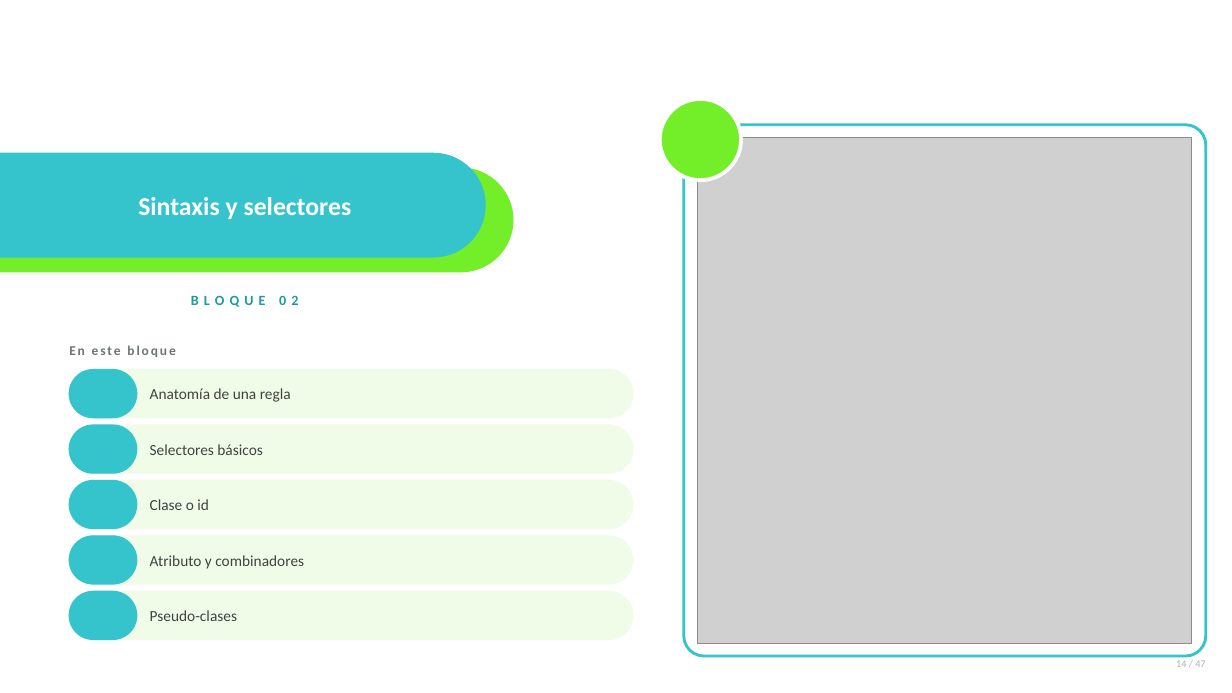
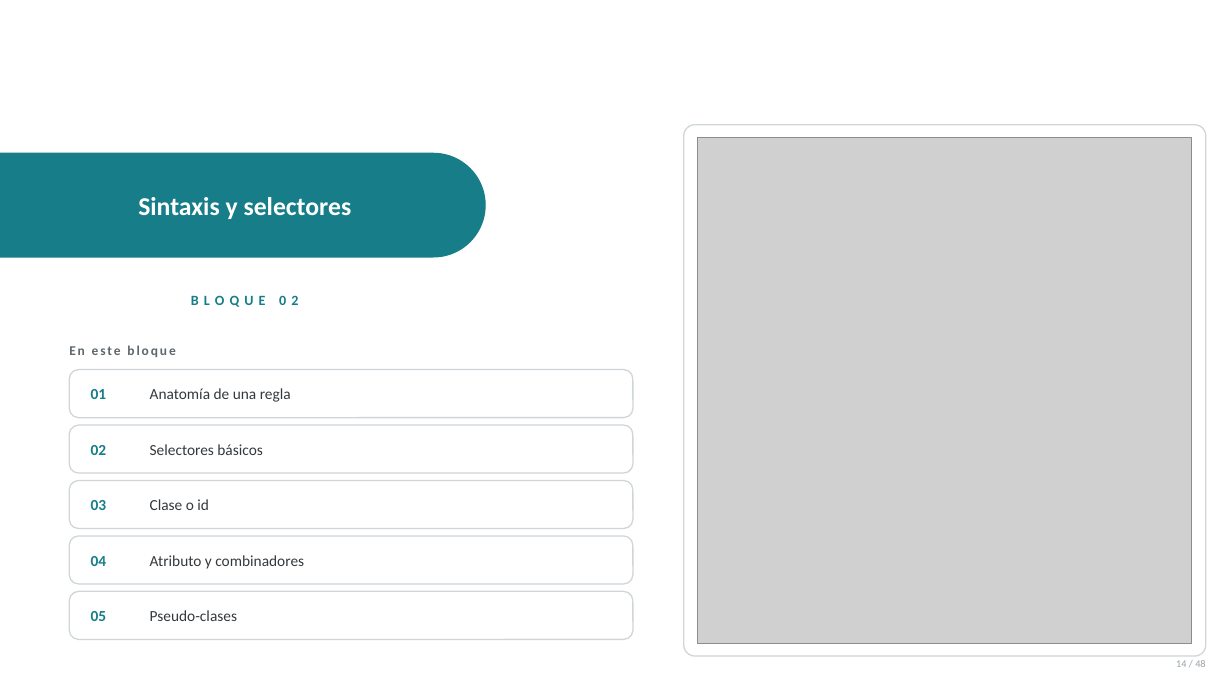
Before and after one commit to anibaler123143423234321/sesiones-dagner, a slide deck: slide 14 of SESION 08/Sesion08-Introduccion-a-CSS3.pptx. Drawn at 1232x693 pixels with LibreOffice and Linux fonts; fonts in the diff are those of the drawing; grey boxes stand for pictures; background and template pictures are left out. Boxes give left, top, right and bottom in pixels: in the first picture for what was removed or moved away, otherwise in the second. Text is boxed around its words. In the diff, an @@ line names an element or a change of style, - is before the commit and + after.

```diff
--- a/SESION 08/Sesion08-Introduccion-a-CSS3.pptx
+++ b/SESION 08/Sesion08-Introduccion-a-CSS3.pptx
@@ ellipse removed at (660,99,741,180) @@
@@ rounded rectangle at (684,125,1206,656): outline #36C4CC 2.25 pt to #CFD5D9 1 pt; proportions changed @@
@@ rounded rectangle at (0,153,485,257): fill #36C4CC to #177E89; outline #36C4CC 1 pt to #177E89 1 pt @@
@@ rounded rectangle removed at (0,168,513,272) @@
@@ text "BLOQUE 02" at (191,295,298,307): text colour #1E9AA3 to #177E89 @@
@@ text "En este bloque" at (69,345,175,357): text colour #6E7673 to #5F676C @@
@@ rounded rectangle removed at (69,370,137,418) @@
@@ text added at (91,389,107,399), 12 pt, text #177E89, bold @@
+01
@@ rounded rectangle removed at (69,425,137,473) @@
@@ text added at (91,445,107,455), 12 pt, text #177E89, bold @@
+02
@@ rounded rectangle removed at (69,481,137,529) @@
@@ text added at (91,500,107,510), 12 pt, text #177E89, bold @@
+03
@@ rounded rectangle removed at (69,536,137,584) @@
@@ text added at (91,556,107,566), 12 pt, text #177E89, bold @@
+04
@@ fill #F0FCE8 to #FFFFFF; outline #F0FCE8 1 pt to #CFD5D9 1 pt; proportions changed in 5 elements at (69,370,633,418), (69,425,633,473), (69,481,633,529), (69,536,633,584), (69,592,633,640) @@
@@ rounded rectangle removed at (69,592,137,640) @@
@@ text colour #424242 to #33393D in 5 elements at (150,388,291,402), (150,444,263,455), (150,499,209,510), (150,555,304,569), (150,610,237,621) @@
@@ text added at (91,611,107,621), 12 pt, text #177E89, bold @@
+05
@@ text at (1176,660,1205,667): text changed; text colour #AEB5B3 to #9AA2A7 @@
-14 / 47
+14 / 48
```
Also in this commit, not shown: 43 other slides changed, 4 slides added, 3 slides removed, 31 other files.
